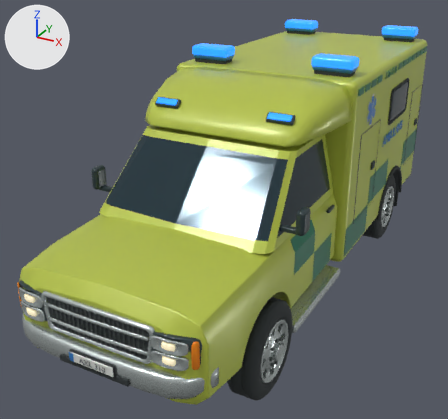
Two versions of the Blender file source_blender/Ambulans_9310.blend, one commit apart.
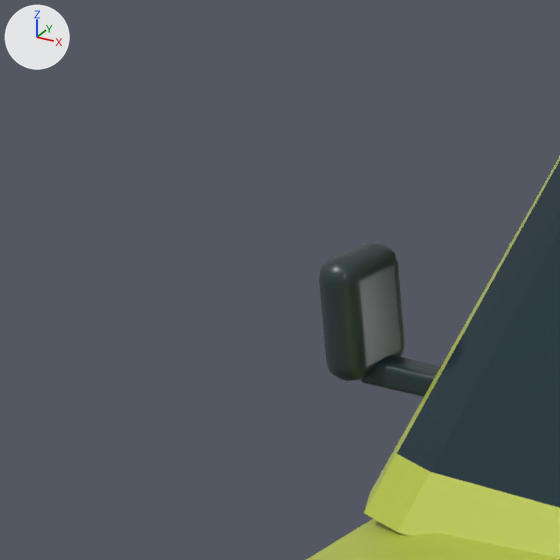
The first picture shows the older version from a 50 mm camera at (2.95, -6.41, 3.96) aimed at (-0.34, -0.42, 0.97). The close-ups show the older and then the newer version on the part from 8% to 30% of the width and 29% to 53% of the height of that picture. Only the edits that show in the close-ups are written down. Lighting does not change. The marker at upper left points along +X, +Y and +Z.

Names of what the first close-up shows: 'Backspegel', 'Förarhytt', 'Huv och dörrplåt', 'Spegelarm'.
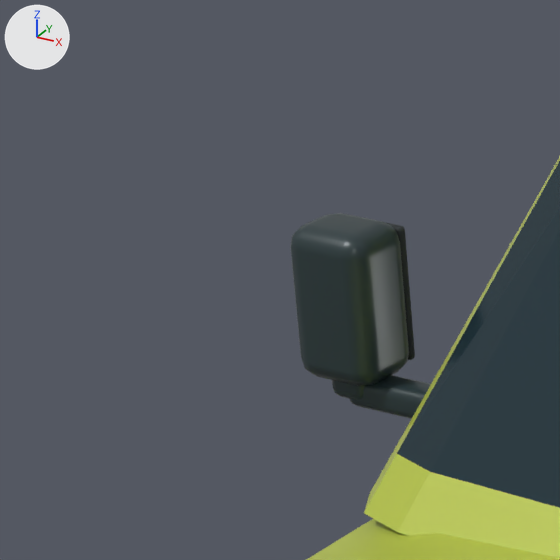
Patch to the scene script:
```diff
--- a/source_blender/Ambulans_9310.blend.py
+++ b/source_blender/Ambulans_9310.blend.py
@@ me_cube_035_1 @@
+me_cube_035_1.from_pydata(...)  # 96 vertices, 98 faces; spans x -0.078..0.078, y -0.01..0.01, z -0.134..0.134
+me_cube_035_1.materials.append(mat_tire_rubber)  # dark grey #2c3234
@@ me_cube_034_1 @@
+me_cube_034_1.from_pydata(...)  # 96 vertices, 98 faces; spans x -0.09..0.09, y -0.075..0.075, z -0.15..0.15
+me_cube_034_1.materials.append(mat_lettering_black)  # dark cyan #2c3c3f
@@ me_cube_033_1 @@
+me_cube_033_1.from_pydata(...)  # 96 vertices, 98 faces; spans x -0.044..0.044, y -0.0405..0.0405, z -0.048..0.048
+me_cube_033_1.materials.append(mat_lettering_black)  # dark cyan #2c3c3f
@@ ob_spegelarm @@
 ob_spegelarm.parent = ob_ambulans___pickup_9310
-ob_spegelarm.location = (-1.04, -1.68, 1.54)
+ob_spegelarm.location = (-1.059, -1.68, 1.494)
@@ ob_backspegel @@
-ob_backspegel = bpy.data.objects.new('Backspegel', me_cube_032)
-ob_backspegel.parent = ob_ambulans___pickup_9310
-ob_backspegel.location = (-1.15, -1.68, 1.65)
@@ ob_spegelglasens_gummilist @@
+ob_spegelglasens_gummilist = bpy.data.objects.new('Spegelglasens gummilist', me_cube_035_1)
+ob_spegelglasens_gummilist.parent = ob_ambulans___pickup_9310
+ob_spegelglasens_gummilist.location = (-1.177, -1.604, 1.669)
@@ ob_backspegelns_hus @@
+ob_backspegelns_hus = bpy.data.objects.new('Backspegelns hus', me_cube_034_1)
+ob_backspegelns_hus.parent = ob_ambulans___pickup_9310
+ob_backspegelns_hus.location = (-1.177, -1.679, 1.669)
@@ ob_spegelarmens_led @@
+ob_spegelarmens_led = bpy.data.objects.new('Spegelarmens led', me_cube_033_1)
+ob_spegelarmens_led.parent = ob_ambulans___pickup_9310
+ob_spegelarmens_led.location = (-1.171, -1.68, 1.526)
```

Location of each change, [x1, y1, x2, y2] in pixels of the close-ups (560 x 560 px):
'Backspegelns hus', added: after [290, 213, 409, 386]
'Backspegel', deleted: before [318, 242, 405, 381]
'Spegelarm', moved: before [361, 355, 441, 397]; after [350, 375, 431, 419]
'Spegelglasens gummilist', added: after [387, 223, 415, 360]
'Spegelarmens led', added (dark cyan): after [332, 380, 366, 399]
